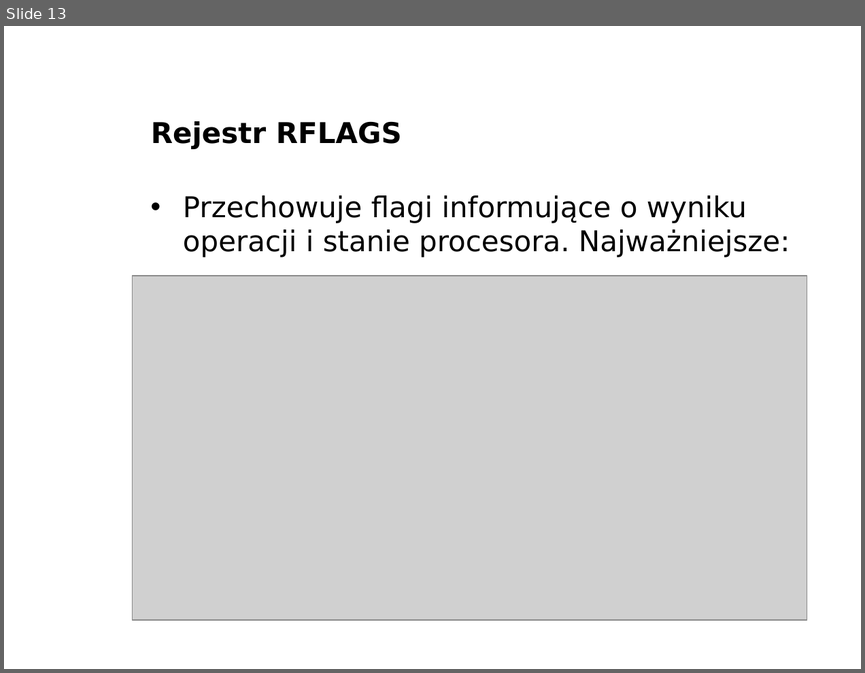
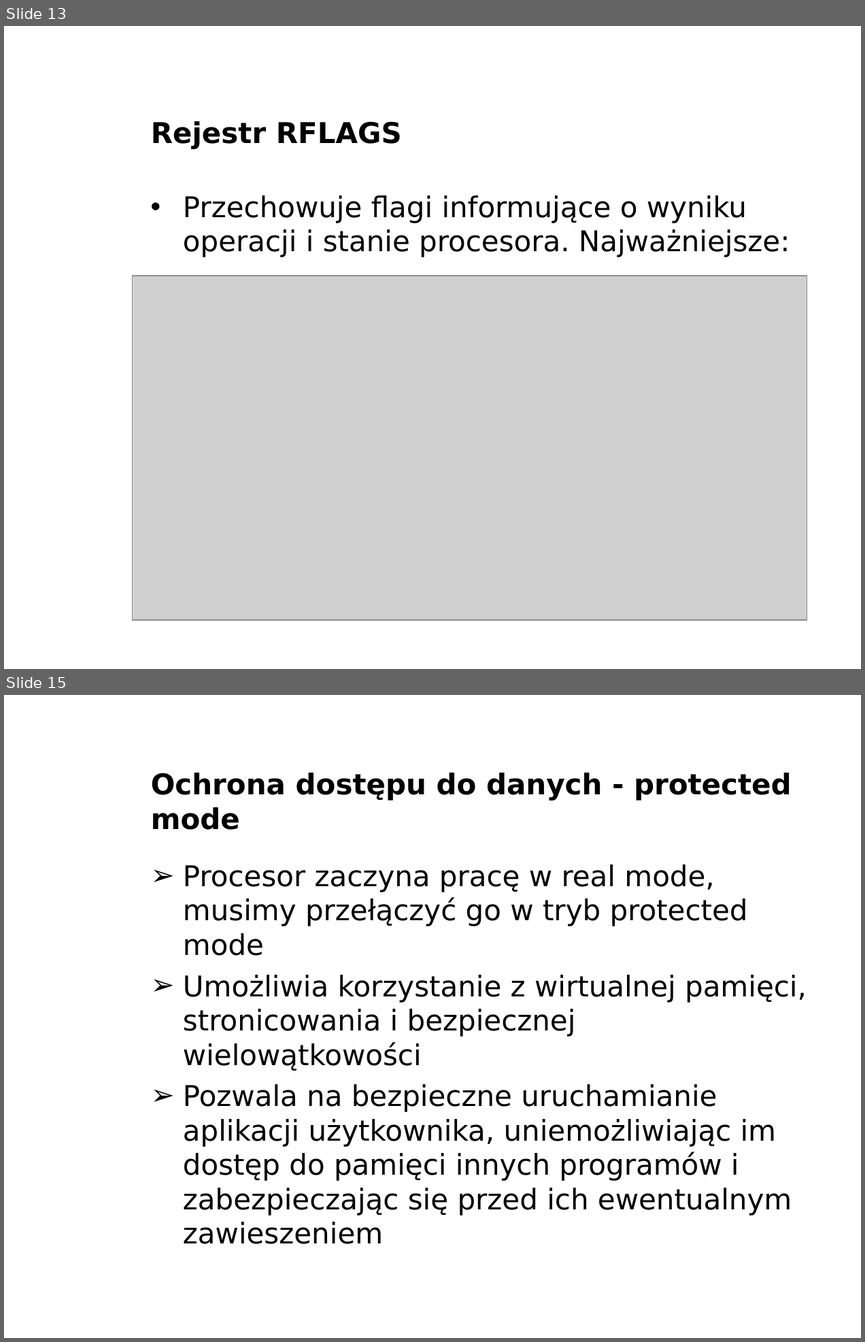
Before and after one commit to bercik/pn_prezentacja, a slide deck: robert/prezentacja.odp. Shown one above the other, each under a label of ours: slide 13 before the commit, slides 13 and 15 after it; the slides between them are not shown. The pictures are 865x673 and 865x1342 pixels, drawn with LibreOffice and Linux fonts; fonts in the diff are those of the drawing; grey boxes stand for pictures; background and template pictures are left out. Boxes give left, top, right and bottom in pixels: in the first picture for what was removed or moved away, otherwise in the second. Text is boxed around its words. In the diff, an @@ line names an element or a change of style, - is before the commit and + after.

Commit message:
protected mode

```diff
--- a/robert/prezentacja.odp
+++ b/robert/prezentacja.odp
@@ slide 15 added at <box>4,695,861,1338</box>, background picture (left out) @@
@@ title added at <box>151,773,791,830</box>, 24 pt, text #000000, bold @@
+Ochrona dostępu do danych - protected mode
@@ text added at <box>183,864,806,1244</box>, 24 pt, text #000000 @@
+➢ Procesor zaczyna pracę w real mode, musimy przełączyć go w tryb protected mode
+➢ Umożliwia korzystanie z wirtualnej pamięci, stronicowania i bezpiecznej wielowątkowości
+➢ Pozwala na bezpieczne uruchamianie aplikacji użytkownika, uniemożliwiając im dostęp do pamięci innych programów i zabezpieczając się przed ich ewentualnym zawieszeniem
@@ text added at <box>719,1314,861,1338</box>, 11 pt, text #FFFFFF, bold @@
+www.agh.edu.pl
```
Also in this commit, not shown: 1 slide changed, 6 other slides added, 2 other files.
